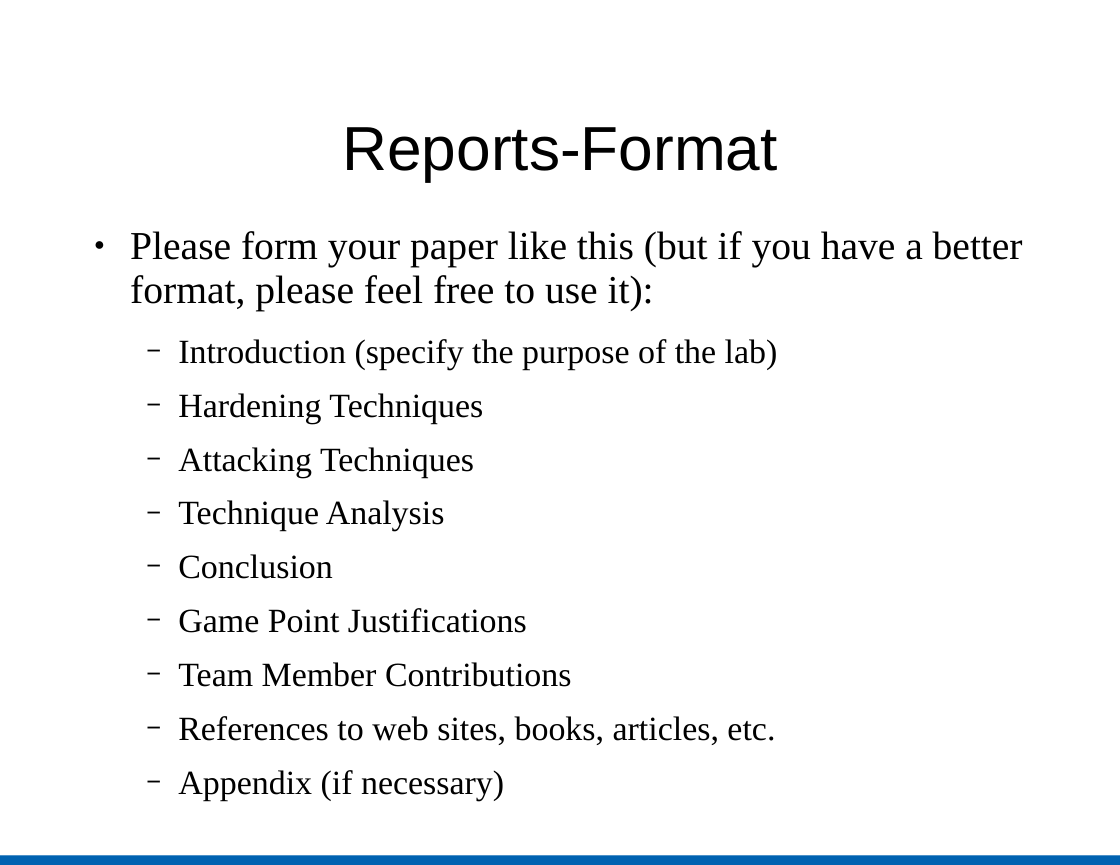
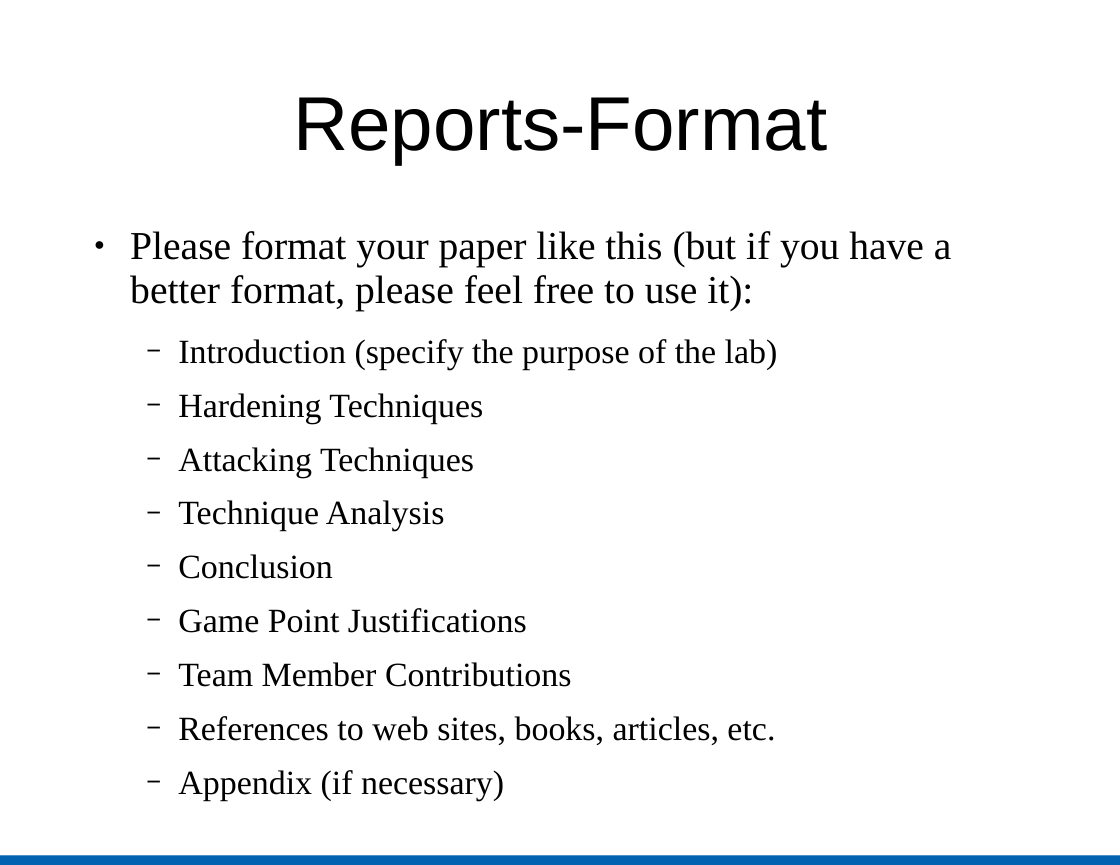
Before and after one commit to troynunnally/NetSecLab, a slide deck: slide 16 of assets/files/NetSecLab.ppt. Drawn at 1120x865 pixels with LibreOffice and Linux fonts; fonts in the diff are those of the drawing. Boxes give left, top, right and bottom in pixels: in the first picture for what was removed or moved away, otherwise in the second. Text is boxed around its words. In the diff, an @@ line names an element or a change of style, - is before the commit and + after.

Commit message:
fully updated. see extended for info
faq updated
rules updated
ppt updated
header.php added - use this for let nav changes
dates updated
report updated
registration page placeholder added

```diff
--- a/assets/files/NetSecLab.ppt
+++ b/assets/files/NetSecLab.ppt
@@ title "Reports-Format": place and size @@
-title "Reports-Format" at [342,127,777,181]
+title "Reports-Format" at [293,97,827,164]
@@ title "Reports-Format" at [293,97,827,164]: size 44 to 54 pt @@
@@ text at [130,231,952,312]: text changed @@
-● Please form your paper like this (but if you have a better format, please feel free to use it):
+● Please format your paper like this (but if you have a better format, please feel free to use it):
```
Also in this commit, not shown: 19 other slides changed, 2 slides added, 2 slides removed, 6 other files.
